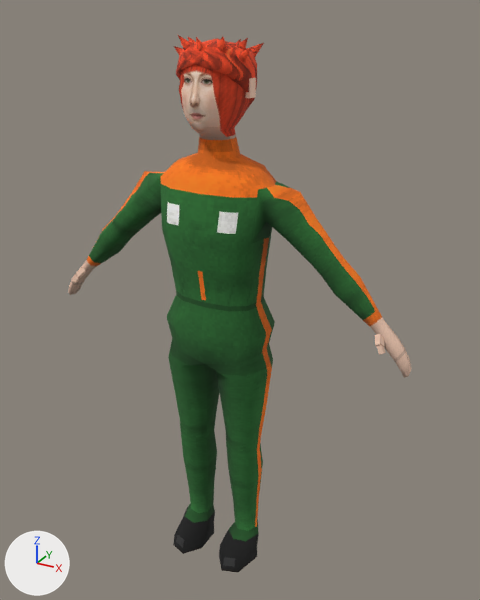
A saved change to the glTF model modelos/piloto_m03.glb.
One viewpoint serves both versions: a camera (50 mm lens) standing at (0.898, -1.51, 1.655) and looking at (0.036, 0.057, 0.871). Arrows for +X, +Y and +Z are at lower left; the lights stay in place. The picture after the commit comes second. Vertices at exactly the same position are counted once.

The first picture shows 'piloto_m03'.
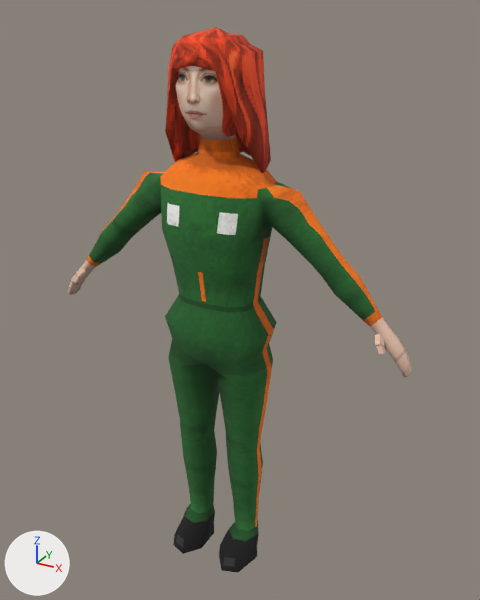
Location of each change, [x1, y1, x2, y2] in pixels of the pictures (480 x 600 px; the box of a moved part takes in the faces that stretch with it):
'piloto_m03', reshaped
    before: [68, 35, 412, 573]
    after: [68, 27, 412, 573]
part 1 of me_piloto_m03, deleted (red)
    before: [174, 35, 264, 63]
part 2 of me_piloto_m03, moved or reshaped
    before: [176, 38, 257, 137]
    after: [165, 27, 271, 173]
part 3 of me_piloto_m03, moved or reshaped
    before: [162, 229, 275, 359]
    after: [162, 229, 277, 359]
part 4 of me_piloto_m03, surface changed
    before: [179, 58, 231, 132]
    after: [175, 66, 229, 132]

Edits to the bpy script that builds the scene:
```text
Change me_piloto_m03:
    used by ob_piloto_m03; location = (0.0, 0.0, 0.0)
    remove me_piloto_m03.from_pydata(...)  # 857 vertices, 1614 faces; spans x -0.56..0.56, y -0.13..0.13, z 0.0..1.6
    add me_piloto_m03.from_pydata(...)  # 806 vertices, 1570 faces; spans x -0.56..0.56, y -0.13..0.14, z 0.0..1.61
    me_piloto_m03 part 1: 10 loose pieces with 51 vertices, spanning x -0.11..0.11, y -0.09..0.13, z 1.53..1.6, are deleted
    me_piloto_m03 part 2: 278 vertices moved from x -0.1..0.1, y -0.11..0.1, z 1.37..1.59 to x -0.12..0.12, y -0.12..0.14, z 1.26..1.61; 41 vertices removed from x -0.09..0.09, y -0.1..0.1, z 1.41..1.51; 41 vertices added at x -0.13..0.13, y -0.11..0.12, z 1.26..1.56
    me_piloto_m03 part 3: 14 vertices moved within x -0.17..0.17, y -0.06..0.05, z 0.82..1.0
    me_piloto_m03 part 4: 118 kept faces spanning x -0.1..0.08, y -0.11..0.1, z 1.37..1.56 get new texture (UV) coordinates
```
